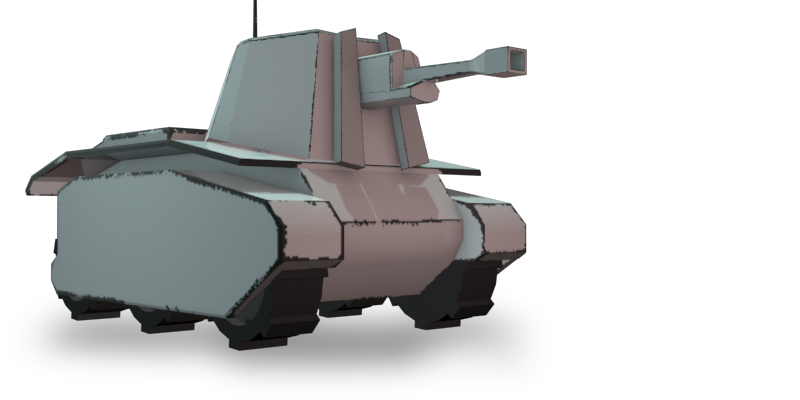
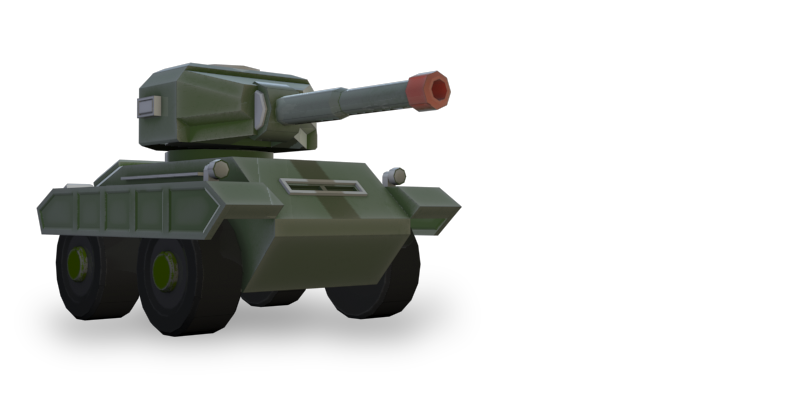
Layers edited between the first and the second w=800, h=400 image:
added group "Carro Armato P43 Pesante" with 3 layers above "Tank_105-cm-lefh-18-3-auf-geschutzwagen-b-2-f copy" over [16, 62, 487, 378]
added layer "Tank_Carro Armato P43 Pesante copy" in group "Carro Armato P43 Pesante" over [36, 62, 462, 337]
added layer "Shadow/15%Blur/15%Scale copy" (45%) in group "Carro Armato P43 Pesante" over [16, 258, 487, 378]
hid group "Tank_105-cm-lefh-18-3-auf-geschutzwagen-b-2-f copy" (3 layers) over [16, 0, 545, 393]
